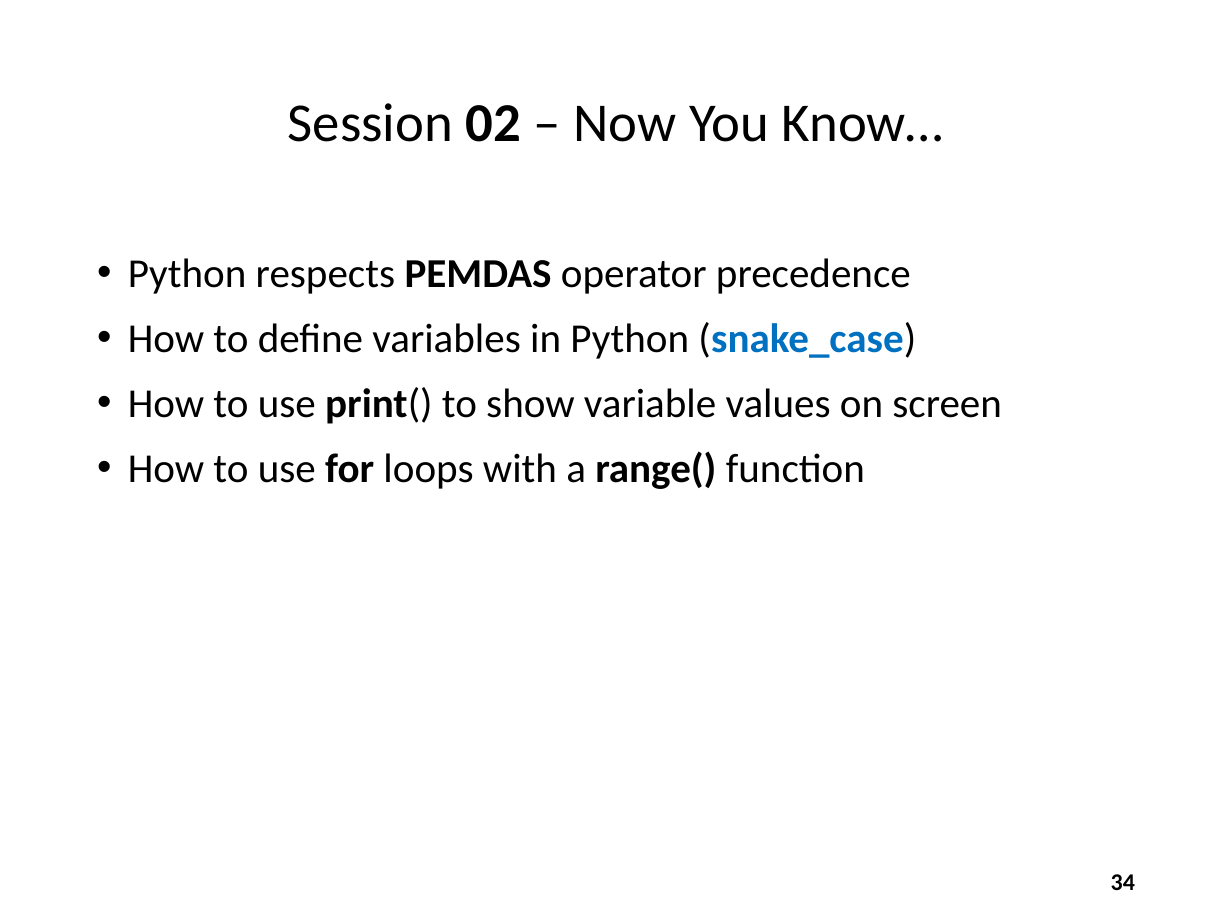
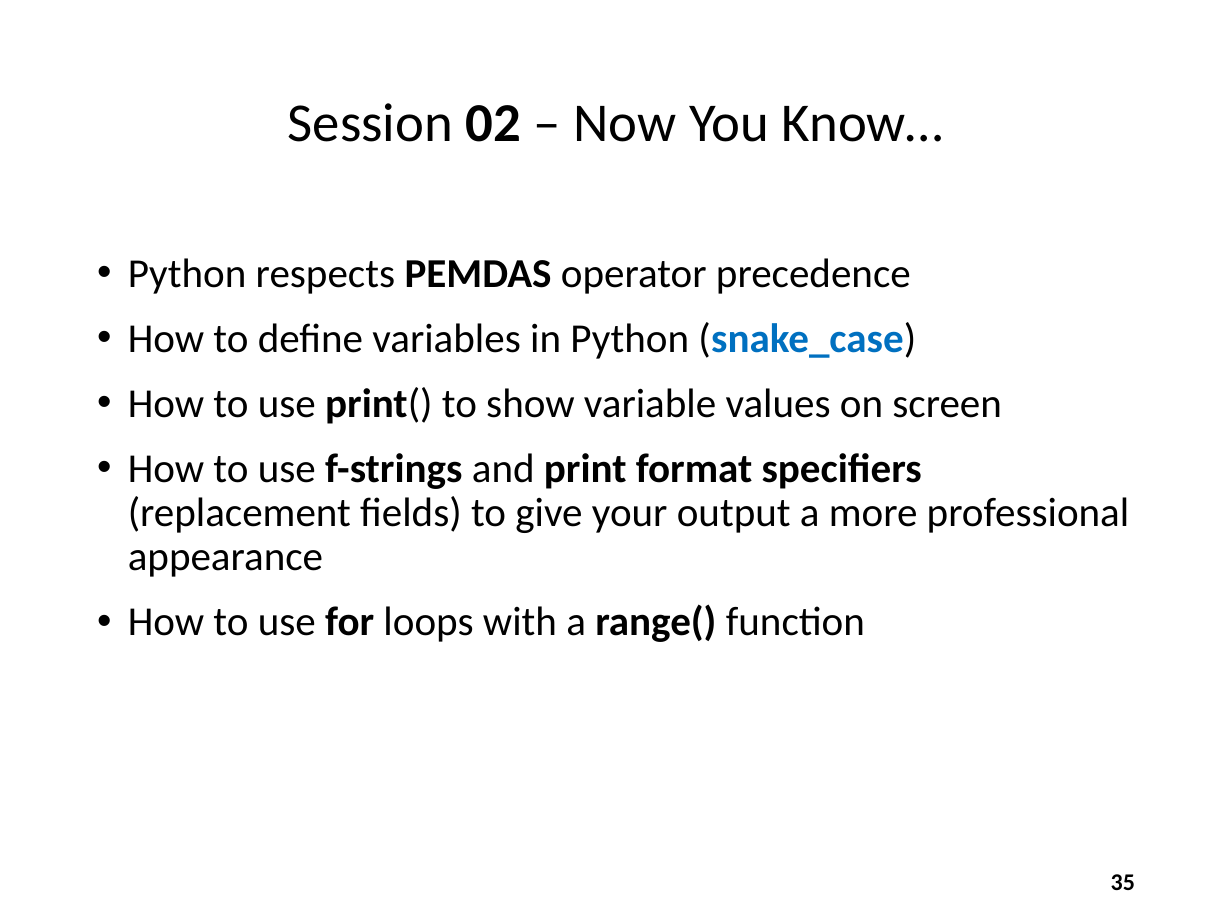
Before and after one commit to dbiersach/scicomp101, a slide deck: slide 35 of Session 02 - Python Fundamentals/Session 02 - Python Fundamentals.pptx (slide 34 before the commit). Drawn at 1232x924 pixels with LibreOffice and Linux fonts; fonts in the diff are those of the drawing. Boxes give left, top, right and bottom in pixels: in the first picture for what was removed or moved away, otherwise in the second. Text is boxed around its words. In the diff, an @@ line names an element or a change of style, - is before the commit and + after.

Commit message:
Update Session 02

```diff
--- a/Session 02 - Python Fundamentals/Session 02 - Python Fundamentals.pptx
+++ b/Session 02 - Python Fundamentals/Session 02 - Python Fundamentals.pptx
@@ text at [128,453,1130,577]: paragraph added @@
+• How to use f-strings and print format specifiers (replacement fields) to give your output a more professional appearance
@@ page number at [1111,874,1135,890]: text changed @@
-34
+35
```
Also in this commit, not shown: 12 other slides changed, 1 slide added.
